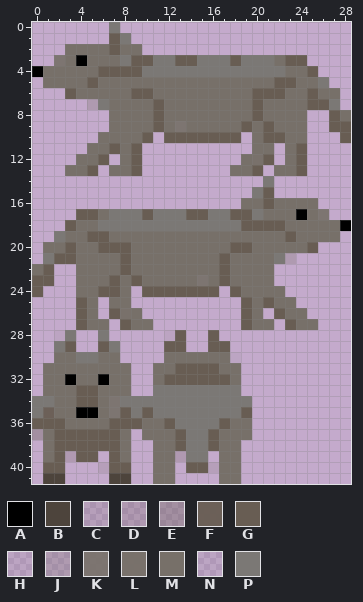
Pixel-art sprite, stored at images/wolf.png. Above: the version before the commit.
The file is 29x42 pixels. Pixels under 10% opacity are left out. Colours within 5 levels of each other are drawn and written as one.
Palette (. is transparent): A #000000  B #4d443c  C #685d5326  D #685d5338  E #685d535b  F #685d53f4  G #685d53  H #7770691a  J #77706947  K #777069ea  L #777069f9  M #777069  N #7b78751b  P #7b7875
Pixels before, first column x 0:
 0 .......P.....................
 1 .......GP....................
 2 ...MMMMGMM...................
 3 ..KMAMMMPGGPPGGPPPGPPPMGG....
 4 AMMMMMGGGGPPPPPPPPPPPPPMMG...
 5 .MMMMGMMMMMMMMMMMMMMMMGGMMP..
 6 ...GMMMMMGGMMMMMMMMMGGGMMGMM.
 7 .....JPMMMMGMMMMMMMMGMMMMGGP.
 8 .......MMMMGMMMMMMMMGMMMM..GM
 9 .......MMMMGMKMMMMMGMGMMM..GG
10 ......MMMMG.GGGGGGG.MGGMM...G
11 .....MMGMG..........MM.MG....
12 ....MMG.MG.........MLG.MG....
13 ...MMG.MMG........MMG.MMG....
14 .....................P.......
15 ....................PG.......
16 ...................MMGMMMM...
17 ....GGMPPPGPPPGGPPGGPMMMAMK..
18 ...GMMPPPPPPPPPPPPPGGGGMMMMMA
19 ..PMMGGMMMMMMMMMMMMMMMMGMMMM.
20 .MMGMMGGGMMMMMMMMMGGMMMMMG...
21 .PGGMMMMGMMMMMMMMGMMMMPJ.....
22 MG..MMMMGMMMMMMMMGMMMM.......
23 GG..MMMGMGMMMMMKMGMMMM.......
24 G...MMGGM.GGGGGGG.GMMMM......
25 ....GM.MM..........GMGMM.....
26 ....GM.GLM.........GM.GMM....
27 ....GMM.GMM........GMM.GMM...
28 ..HP..P.....HG..G............
29 ..PG..GP....GG..GG...........
30 ..MMPPMM....MMMMMMN..........
31 .MMMMMMMM..MMGGGGMM..........
32 .MMAMMAMM..MGGGGGGM..........
33 .MMMGGMMM..PPPPPPPP..........
34 PPMMGGMKPPPPPPPPPPPP.........
35 PFMMAAMKGPGPPPPPPPPG.........
36 GGGMMMMGGGMMGPPPPGMM.........
37 EMGGGGGGM.MMMGPPGMMM.........
38 .MGGGGGGM..MMGPPGMM..........
39 .MGDGG.GM..MMDPP.MM..........
40 .GG...CGG..MM.GGCMM..........
41 .BB....BB..MM....MM..........
And afterwards:
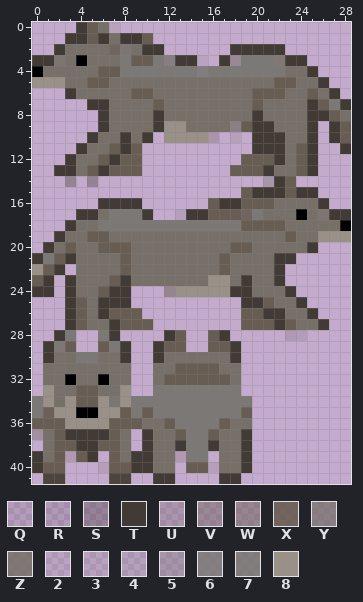
Colours new in this view: Q #423b351f  R #423b3527  S #423b355b  T #423b35  U #685d5344  V #685d5372  W #685d537f  X #685d53e6  Y #777069bf  Z #777069df  2 #7b787522  3 #7b787528  4 #7b787533  5 #7b787567  6 #7b7875da  7 #7b7875e6  8 #999087
Changes in this commit:
Changed rows in their new state; - is an unchanged pixel.
first column x 0:
 0 ----TGM3---------------------
 1 ---TTGTMTTG------------------
 2 --T----XK-TT------TTTTT------
 3 TT----------6TT2.TV---ZTT----
 4 --------PP-----7---------T---
 5 888---G-------------------T--
 6 ---T-----------------------T-
 7 -----TT------------------T--T
 8 ------T----T--------T----TT--
 9 ------T----T88----Y-TT---T-T-
10 -----T--T-T-8888U.C-TTT--T-T-
11 ----T---T-----------TTT--T--T
12 ---T---TG----------GG-T--T---
13 --TT--TGG---------GG-T---T---
14 ---S-S---------------5TG-----
15 -------------------GTTTGTT---
16 ------TTTT------GTTGG-----T--
17 ----TT----T..4TTGG-X-------TT
18 ---T-------------------------
19 --T-----------------------888
20 -T-----------------------T---
21 T--T------------------TT-----
22 8-T-------------------T------
23 -T-T----TM-----M88-T--T------
24 TT-T---TT-..W88888TT---T-----
25 ---T--TTT----------TT---T----
26 ---T--T-GG----------GTT--T---
27 ---T---T-GG---------GGT---T--
28 --T----T----T----T-----RQ----
29 -T------T--T------T----------
30 -T------T--T------T----------
33 -8------8--------------------
34 -8-8--8-8--------------------
35 --88--88---------------------
36 ---8888----------------------
37 ---TTTT---T--------T---------
38 ----TT----T--T--T--T---------
39 T----T---TT--------T---------
40 T--------TT--------T---------
41 -----------TT----TT----------
Boxes around the changes in both pictures, in picture pixels (x1, y1, x2, y2):
changed: (32, 22, 351, 484)
